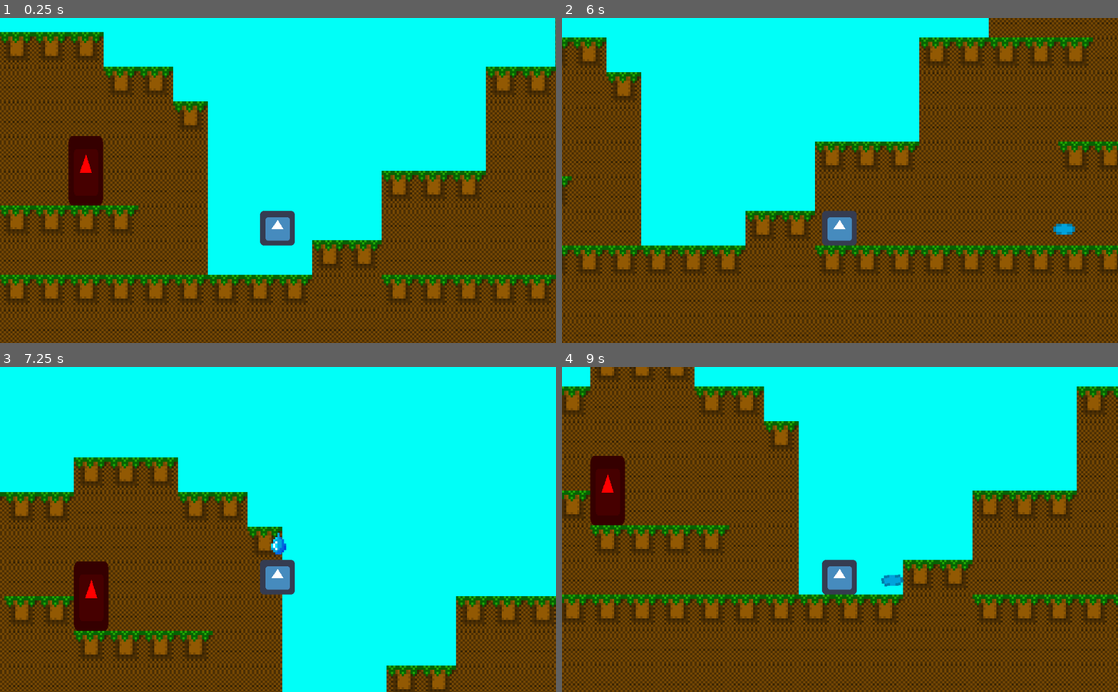
Above: before the commit, frames 1-4 (two rows, left to right).
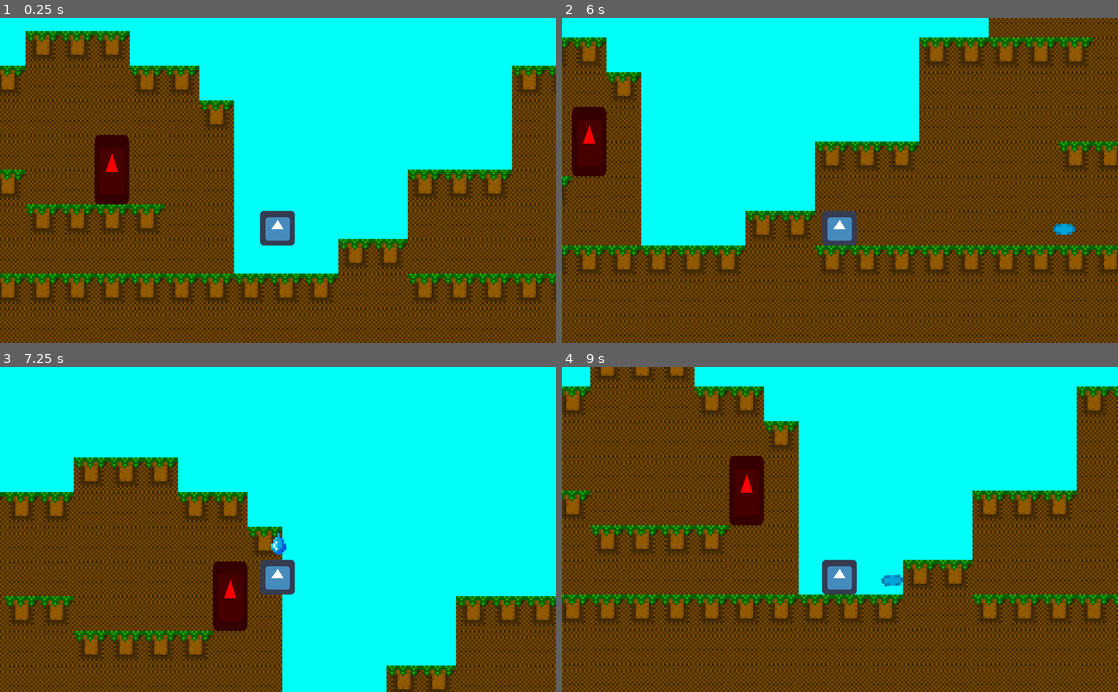
Above: after the commit, the same moments.

Repository: iloveusername/CodeOrCreateNerdsGame
Game: Godot game, scene res://Scenes/Test Scene.tscn
Two runs of this game, one before a commit and one after it. Both use one fixed random seed, a clock stepped at 60 frames per second and the inputs below. The engine's default icon, where the game draws it, is replaced by a stand-in: a white triangle on a blue panel in a dark square.
Inputs (mouse positions are in pixels of both pictures, inside the frame that each line leads up to):
- Up to frame 1 (0.25 s): no input
- Up to frame 2 (6 s): move the mouse to (962, 164) at 0.52 s; press the mouse at (962, 164) at 0.53 s; hold Right (ui_right) 0.53-2.03 s; tap Space (ui_select) at 0.77, 1.52, 3.02, 3.77, 4.52 s; move the mouse to (728, 196) at 1.27 s; release the mouse at (728, 196) at 1.28 s; click (728, 196) at 1.35 s; move the mouse to (895, 109) at 2.02 s; press the mouse at (895, 109) at 2.03 s; hold Left (ui_left) 2.03-2.78 s; move the mouse to (812, 245) at 2.77 s; release the mouse at (812, 245) at 2.78 s; hold Right (ui_right) 2.78-4.28 s; click (812, 245) at 2.85 s; move the mouse to (1006, 229) at 3.52 s; press the mouse at (1006, 229) at 3.53 s; move the mouse to (673, 131) at 4.27 s; release the mouse at (673, 131) at 4.28 s; hold Left (ui_left) 4.28-5.03 s; click (673, 131) at 4.35 s; move the mouse to (867, 180) at 5.02 s; press the mouse at (867, 180) at 5.03 s; hold Right (ui_right) 5.03-5.78 s; move the mouse to (756, 99) at 5.77 s; release the mouse at (756, 99) at 5.78 s; hold Left (ui_left) from 5.78 s (still down); click (756, 99) at 5.85 s
- Up to frame 3 (7.25 s): keep holding Left (ui_left); tap Space (ui_select) at 6.02, 6.77 s; move the mouse to (400, 513) at 6.52 s; press the mouse at (400, 513) at 6.53 s
- Up to frame 4 (9 s): move the mouse to (728, 545) at 7.27 s; release Left (ui_left) at 7.28 s; release the mouse at (728, 545) at 7.28 s; hold Right (ui_right) from 7.28 s (still down); click (728, 545) at 7.35 s; tap Space (ui_select) at 7.52 s; move the mouse to (895, 458) at 8.02 s; press the mouse at (895, 458) at 8.03 s; move the mouse to (812, 594) at 8.77 s; release the mouse at (812, 594) at 8.78 s; click (812, 594) at 8.85 s

The runs differ from the first frame. In frame 1, 34% of the frame differs, in the area x 0-100%, y 0-100%; in frame 2, 1.3%; in frame 3, 2.6%; in frame 4, 2.6%.

Commit message:
Enemy Knockback Works

Diff:
--- a/Scenes/EnemyFire.tscn
+++ b/Scenes/EnemyFire.tscn
@@ -1,7 +1,7 @@
 [gd_scene load_steps=5 format=2]
 
 [ext_resource path="res://Sprites/icon.png" type="Texture" id=1]
-[ext_resource path="res://Scenes/Enemy.gd" type="Script" id=2]
+[ext_resource path="res://Scripts/Enemy.gd" type="Script" id=2]
 
 [sub_resource type="RectangleShape2D" id=1]
 extents = Vector2( 32, 64 )
--- a/Scenes/Player.tscn
+++ b/Scenes/Player.tscn
@@ -1,57 +1,7 @@
-[gd_scene load_steps=11 format=2]
+[gd_scene load_steps=2 format=2]
 
-[ext_resource path="res://Sprites/icon.png" type="Texture" id=1]
-[ext_resource path="res://Scripts/Player.gd" type="Script" id=2]
-[ext_resource path="res://Sprites/Water Meter.png" type="Texture" id=3]
-[ext_resource path="res://Animations/0 Charge.tres" type="Animation" id=4]
-[ext_resource path="res://Animations/60.tres" type="Animation" id=5]
-[ext_resource path="res://Animations/40.tres" type="Animation" id=6]
-[ext_resource path="res://Animations/80.tres" type="Animation" id=7]
-[ext_resource path="res://Animations/20.tres" type="Animation" id=8]
+[ext_resource path="res://Scenes/Player1.tscn" type="PackedScene" id=1]
 
-[sub_resource type="RectangleShape2D" id=1]
-extents = Vector2( 14.3189, 14.2321 )
+[node name="Gamer" type="Node2D"]
 
-[sub_resource type="RectangleShape2D" id=2]
-extents = Vector2( 18.6623, 17.8955 )
-
-[node name="Player" type="Node2D"]
-
-[node name="KinematicBody2D" type="KinematicBody2D" parent="."]
-position = Vector2( 0, 14.6998 )
-script = ExtResource( 2 )
-
-[node name="CollisionShape2D" type="CollisionShape2D" parent="KinematicBody2D"]
-position = Vector2( 0, -14.3315 )
-shape = SubResource( 1 )
-
-[node name="CharSprite" type="Sprite" parent="KinematicBody2D"]
-position = Vector2( 0, -16 )
-scale = Vector2( 0.5, 0.5 )
-texture = ExtResource( 1 )
-
-[node name="Camera2D" type="Camera2D" parent="KinematicBody2D"]
-position = Vector2( 0.707123, -9.89951 )
-offset = Vector2( 0, -50 )
-current = true
-zoom = Vector2( 0.5, 0.5 )
-
-[node name="Area2D" type="Area2D" parent="KinematicBody2D"]
-
-[node name="CollisionShape2D" type="CollisionShape2D" parent="KinematicBody2D/Area2D"]
-position = Vector2( 0, -16.0181 )
-shape = SubResource( 2 )
-
-[node name="Water Meter" type="Sprite" parent="KinematicBody2D"]
-show_behind_parent = true
-position = Vector2( 0, -45 )
-scale = Vector2( 2, 2 )
-texture = ExtResource( 3 )
-vframes = 5
-
-[node name="WaterDropAnim" type="AnimationPlayer" parent="KinematicBody2D"]
-"anims/0 Charge" = ExtResource( 4 )
-anims/20 = ExtResource( 8 )
-anims/40 = ExtResource( 6 )
-anims/60 = ExtResource( 5 )
-anims/80 = ExtResource( 7 )
+[node name="Player" parent="." instance=ExtResource( 1 )]
--- /dev/null
+++ b/Scenes/Player1.tscn
@@ -0,0 +1,55 @@
+[gd_scene load_steps=11 format=2]
+
+[ext_resource path="res://Animations/0 Charge.tres" type="Animation" id=1]
+[ext_resource path="res://Animations/60.tres" type="Animation" id=2]
+[ext_resource path="res://Animations/40.tres" type="Animation" id=3]
+[ext_resource path="res://Scripts/Player.gd" type="Script" id=4]
+[ext_resource path="res://Sprites/Water Meter.png" type="Texture" id=5]
+[ext_resource path="res://Sprites/icon.png" type="Texture" id=6]
+[ext_resource path="res://Animations/20.tres" type="Animation" id=7]
+[ext_resource path="res://Animations/80.tres" type="Animation" id=8]
+
+[sub_resource type="RectangleShape2D" id=1]
+extents = Vector2( 14.3189, 14.2321 )
+
+[sub_resource type="RectangleShape2D" id=2]
+extents = Vector2( 18.6623, 17.8955 )
+
+[node name="Player" type="KinematicBody2D"]
+position = Vector2( 0, 14.6998 )
+script = ExtResource( 4 )
+
+[node name="CollisionShape2D" type="CollisionShape2D" parent="."]
+position = Vector2( 0, -14.3315 )
+shape = SubResource( 1 )
+
+[node name="CharSprite" type="Sprite" parent="."]
+position = Vector2( 0, -16 )
+scale = Vector2( 0.5, 0.5 )
+texture = ExtResource( 6 )
+
+[node name="Camera2D" type="Camera2D" parent="."]
+position = Vector2( 0.707123, -9.89951 )
+offset = Vector2( 0, -50 )
+current = true
+zoom = Vector2( 0.5, 0.5 )
+
+[node name="Area2D" type="Area2D" parent="."]
+
+[node name="CollisionShape2D" type="CollisionShape2D" parent="Area2D"]
+position = Vector2( 0, -16.0181 )
+shape = SubResource( 2 )
+
+[node name="Water Meter" type="Sprite" parent="."]
+show_behind_parent = true
+position = Vector2( 0, -45 )
+scale = Vector2( 2, 2 )
+texture = ExtResource( 5 )
+vframes = 5
+
+[node name="WaterDropAnim" type="AnimationPlayer" parent="."]
+"anims/0 Charge" = ExtResource( 1 )
+anims/20 = ExtResource( 7 )
+anims/40 = ExtResource( 3 )
+anims/60 = ExtResource( 2 )
+anims/80 = ExtResource( 8 )
--- a/Scenes/Test Scene.tscn
+++ b/Scenes/Test Scene.tscn
@@ -1,6 +1,6 @@
 [gd_scene load_steps=7 format=2]
 
-[ext_resource path="res://Scenes/Player.tscn" type="PackedScene" id=1]
+[ext_resource path="res://Scenes/Player1.tscn" type="PackedScene" id=1]
 [ext_resource path="res://Textures/Grass.png" type="Texture" id=2]
 [ext_resource path="res://Textures/MiddleGround.png" type="Texture" id=3]
 [ext_resource path="res://Scenes/EnemyFire.tscn" type="PackedScene" id=4]
@@ -48,7 +48,7 @@
 [node name="Test Scene" type="Node2D"]
 
 [node name="Player" parent="." instance=ExtResource( 1 )]
-position = Vector2( 256, 96 )
+position = Vector2( 232, 112 )
 
 [node name="TileMap" type="TileMap" parent="."]
 show_behind_parent = true
--- a/Scenes/Enemy.gd
+++ b/Scripts/Enemy.gd
@@ -16,7 +16,7 @@
 
 func _on_Area2D_body_entered(body):
 	if "Bullet" in body.name:
-		var facingDir = get_parent().get_node("Player").get("facingDir")
-		motion.x = launchVal
+		var facingDir = get_parent().get_node("Player").facingDir
+		motion.x = launchVal*-facingDir
 		motion.y = launchVal
 		print (facingDir)
--- a/Scripts/Player.gd
+++ b/Scripts/Player.gd
@@ -94,6 +94,7 @@
 
 
 
+
 #Bullet Stuff
 func shoot():
 	var bulletInstance = bullet.instance()
Not shown, added: Super soaker water gun.png.import
